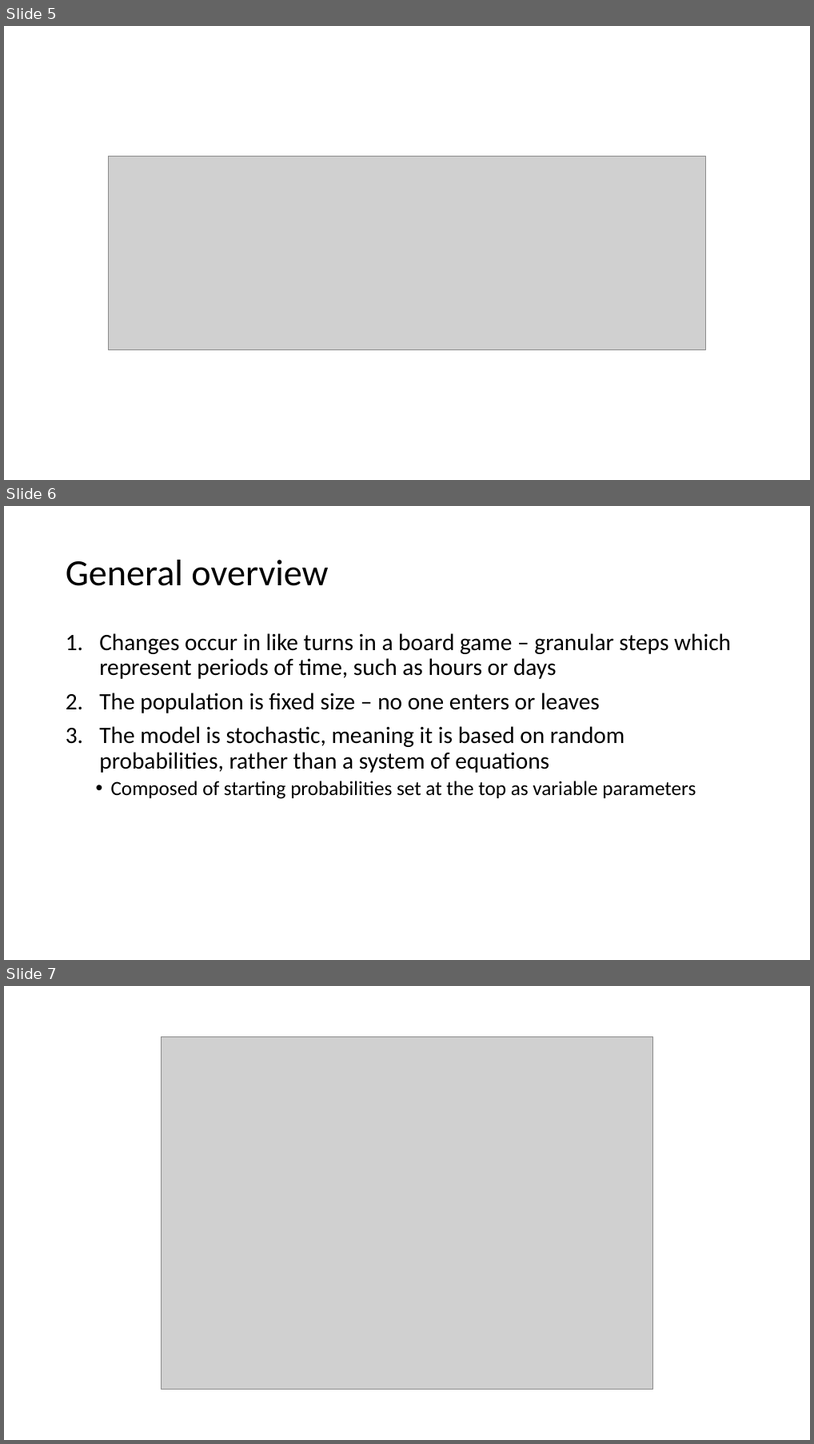
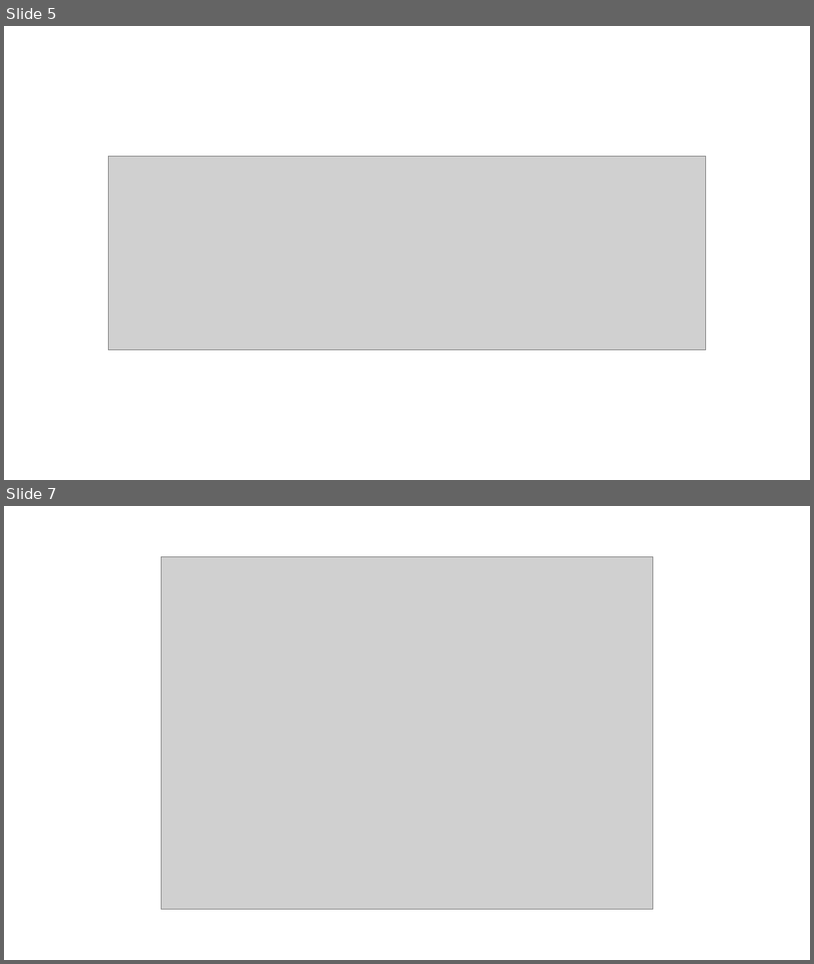
Before and after one commit to EdmundGoodman/Warwick_modelling, a slide deck: modelling_presentation/ComputerModellingPresentation.pptx. Shown one above the other, each under a label of ours: slides 5, 6 and 7 before the commit, slides 5 and 7 after it; the slides between them are not shown. The pictures are 814x1444 and 814x964 pixels, drawn with LibreOffice and Linux fonts; fonts in the diff are those of the drawing; grey boxes stand for pictures. Boxes give left, top, right and bottom in pixels: in the first picture for what was removed or moved away, otherwise in the second. Text is boxed around its words. In the diff, an @@ line names an element or a change of style, - is before the commit and + after.

Commit message:
Updated modelling presentation so Axel has absolutely minimal work to do in his domain

```diff
--- a/modelling_presentation/ComputerModellingPresentation.pptx
+++ b/modelling_presentation/ComputerModellingPresentation.pptx
@@ slide 6 removed at (4, 506, 810, 960), background #FFFFFF @@
@@ title removed at (66, 560, 328, 586) @@
-General overview
@@ text removed at (99, 633, 731, 799) @@
-1. Changes occur in like turns in a board game – granular steps which represent periods of time, such as hours or days
-2. The population is fixed size – no one enters or leaves
-3. The model is stochastic, meaning it is based on random probabilities, rather than a system of equations
-  • Composed of starting probabilities set at the top as variable parameters
```
Also in this commit, not shown: 6 slides changed, 8 slides added, 4 other slides removed, 1 other file.
